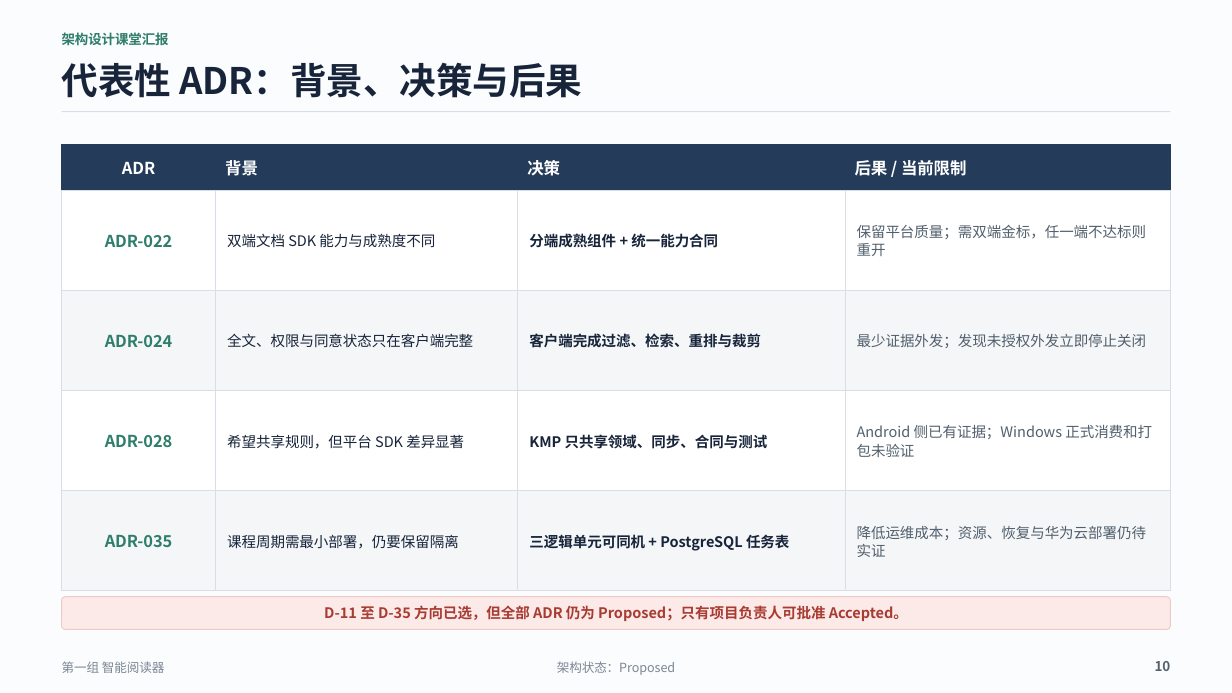
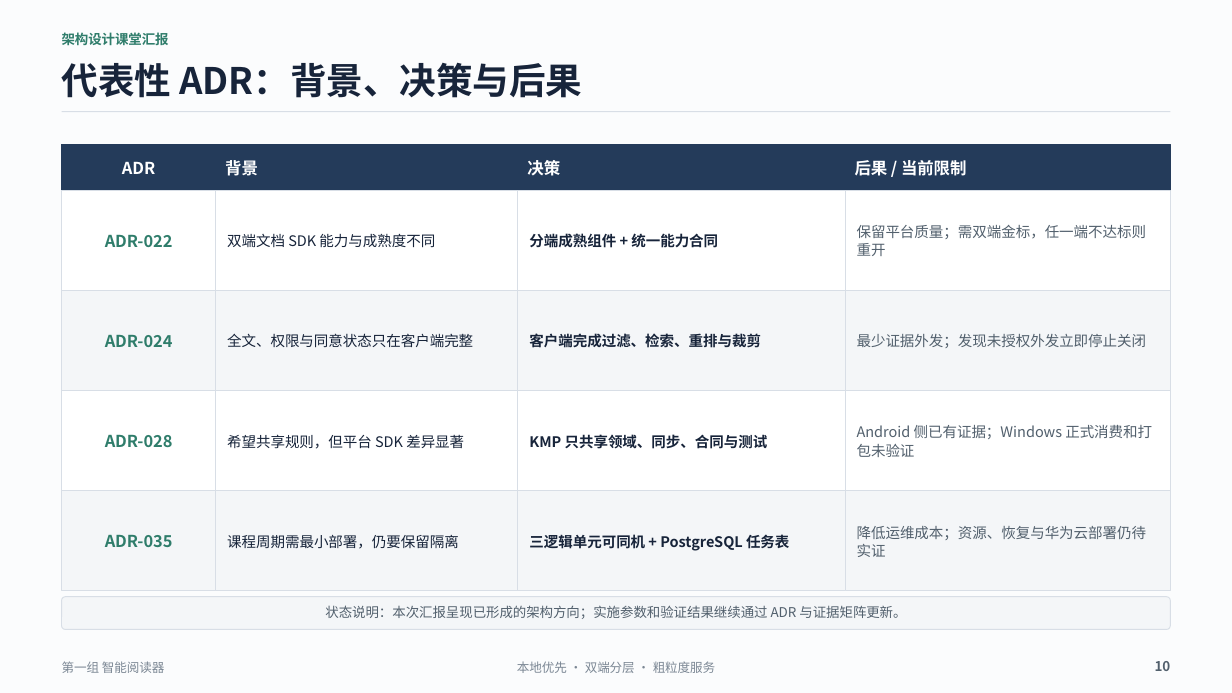
Before and after one commit to Aut-172/Intelligent-Reader, a slide deck: slide 10 of docs/架构设计/阶段成果-V0.4-双端需求补充/06-汇报PPT-1组-智能阅读器.pptx. Drawn at 1232x693 pixels with LibreOffice and Linux fonts; fonts in the diff are those of the drawing. Boxes give left, top, right and bottom in pixels: in the first picture for what was removed or moved away, otherwise in the second. Text is boxed around its words. In the diff, an @@ line names an element or a change of style, - is before the commit and + after.

Commit message:
docs: 完善架构设计课堂汇报与拆分图

```diff
--- a/docs/架构设计/阶段成果-V0.4-双端需求补充/06-汇报PPT-1组-智能阅读器.pptx
+++ b/docs/架构设计/阶段成果-V0.4-双端需求补充/06-汇报PPT-1组-智能阅读器.pptx
@@ rounded rectangle at (62, 597, 1171, 629): fill #FBEAE8 to #F4F6F8; outline #EEC9C5 0.75 pt to #D8DEE6 0.75 pt @@
@@ text at (325, 605, 906, 619): text changed; size 11.2 to 10.5 pt; text colour #A83B32 to #52606D; bold off @@
-D-11 至 D-35 方向已选，但全部 ADR 仍为 Proposed；只有项目负责人可批准 Accepted。
+状态说明：本次汇报呈现已形成的架构方向；实施参数和验证结果继续通过 ADR 与证据矩阵更新。
@@ text at (517, 661, 715, 673): text changed @@
-架构状态：Proposed
+本地优先 · 双端分层 · 粗粒度服务
```
Also in this commit, not shown: 7 other slides changed, 4 slides added, 4 slides removed, 11 other files.
